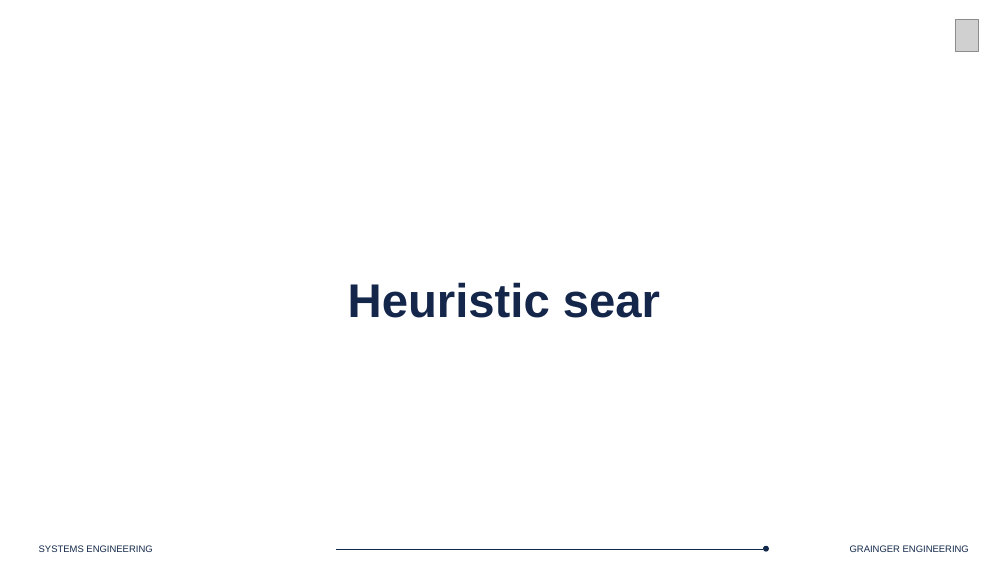
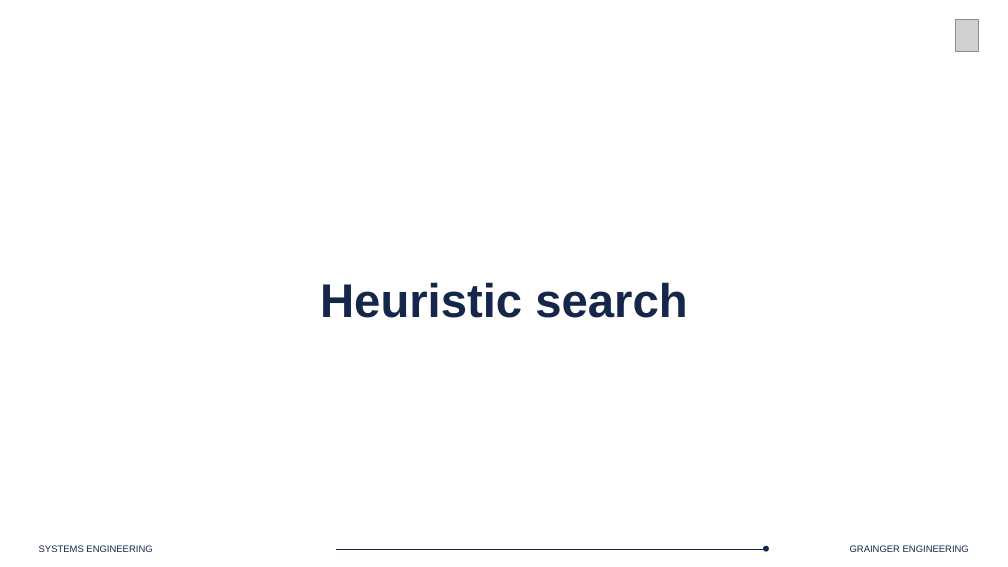
Before and after one commit to Marius-Juston/SE-423---Class-Material, a slide deck: slide 37 of Lectures/Slides/L18.pptx. Drawn at 1008x567 pixels with LibreOffice and Linux fonts; fonts in the diff are those of the drawing; grey boxes stand for pictures; background and template pictures are left out. Boxes give left, top, right and bottom in pixels: in the first picture for what was removed or moved away, otherwise in the second. Text is boxed around its words. In the diff, an @@ line names an element or a change of style, - is before the commit and + after.

Commit message:
fix spelling mistake

```diff
--- a/Lectures/Slides/L18.pptx
+++ b/Lectures/Slides/L18.pptx
@@ text at [320,282,687,318]: text changed @@
-Heuristic sear
+Heuristic search
```
